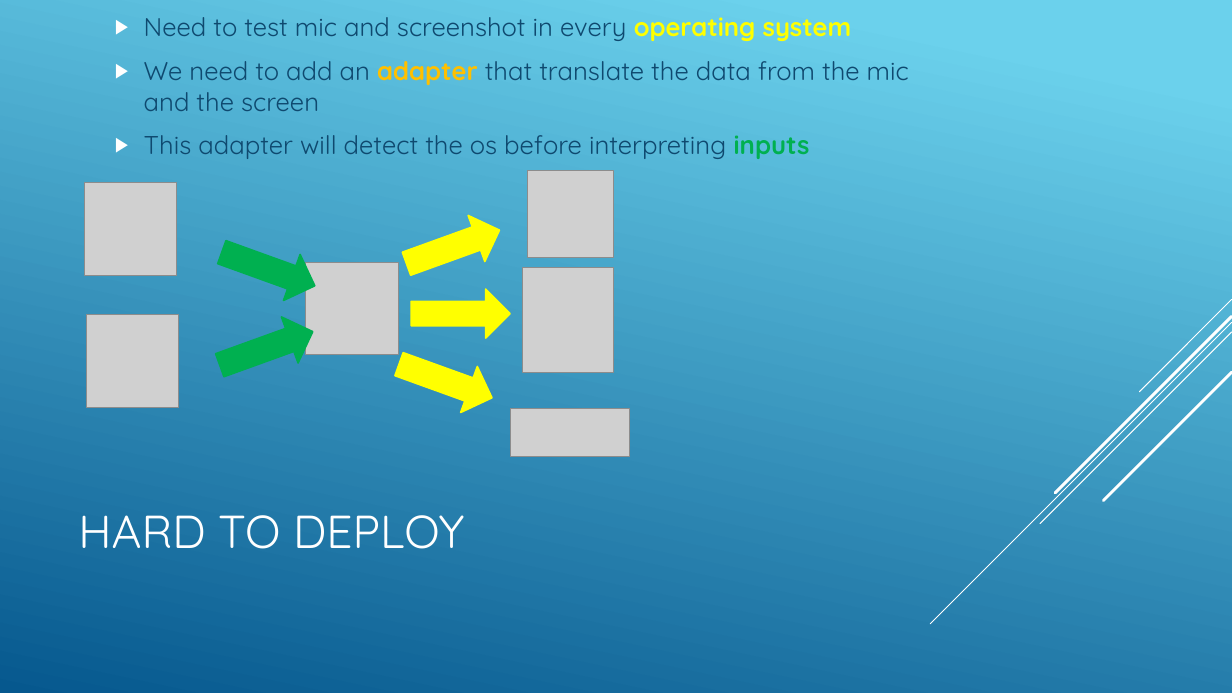
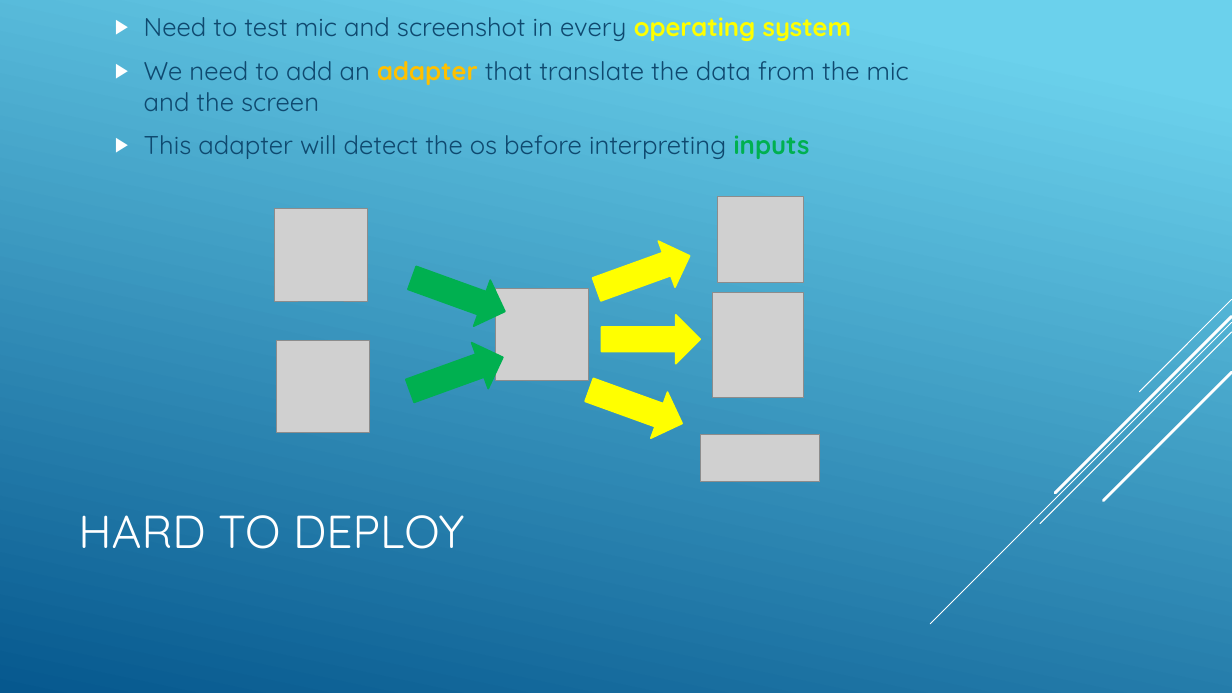
Before and after one commit to jnguyen1192/SIA, a slide deck: slide 7 of SAI_presentation.pptx. Drawn at 1232x693 pixels with LibreOffice and Linux fonts; fonts in the diff are those of the drawing; grey boxes stand for pictures. Boxes give left, top, right and bottom in pixels: in the first picture for what was removed or moved away, otherwise in the second. Text is boxed around its words. In the diff, an @@ line names an element or a change of style, - is before the commit and + after.

```diff
--- a/SAI_presentation.pptx
+++ b/SAI_presentation.pptx
@@ 6 pictures, 5 right arrows: place and size @@
-6 pictures, 5 right arrows at [84,171,629,457]
+6 pictures, 5 right arrows at [274,197,820,482]
```
Also in this commit, not shown: 2 other slides changed.
